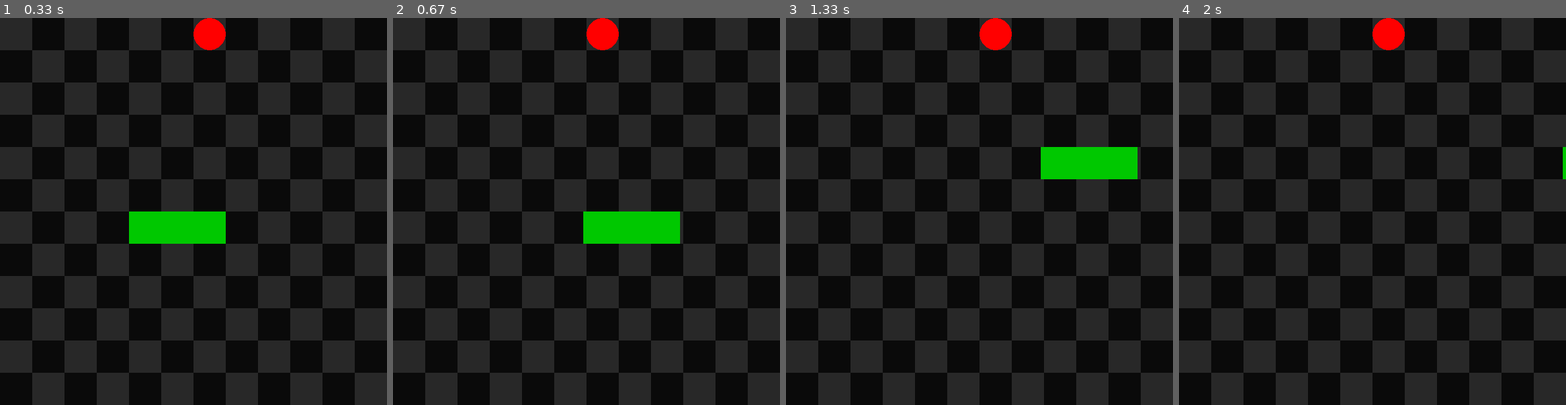
Above: before the commit, frames 1-4 (left to right).
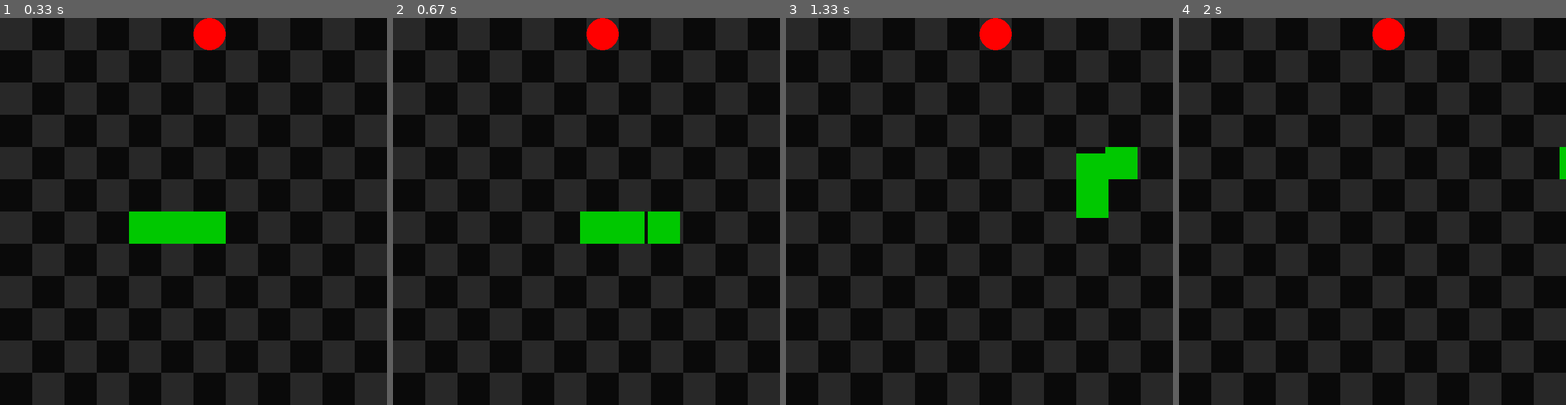
Above: after the commit, the same moments.

Repository: yesseruser/snake-pygame
Game: pygame game, started from main.py
The game is run twice, just before and just after one commit, with the same random seed, the same clock (stepped at 60 frames per second) and the same inputs.
Inputs:
- Up to frame 1 (0.33 s): no input
- Up to frame 2 (0.67 s): hold Right from 0.33 s (still down)
- Up to frame 3 (1.33 s): release Right at 0.8 s; hold Up 0.83-1.13 s; hold Right from 1.17 s (still down)
- Up to frame 4 (2 s): release Right at 1.63 s

Frame 1 is identical in both runs. In frame 2, 0.1% of the frame differs, in the area x 48-66%, y 50-59%; in frame 3, 1.7%, in the area x 65-84%, y 33-52%; in frame 4, less than 0.1%.

Commit message:
Add proper movement

Diff:
--- a/main.py
+++ b/main.py
@@ -3,6 +3,7 @@
 # 3. jablka
 # 4. hráč (pohyb se zahnutím - normálně)
 
+from collections import deque
 import random
 from enum import Enum
 import pygame
@@ -46,13 +47,26 @@
                 return Direction.Nothing
 
 
+class TurnMarker:
+    position: pygame.Vector2
+    direction: Direction
+
+    def __init__(self, x, y, direction):
+        self.position = pygame.Vector2(x, y)
+        self.direction = direction
+
+
 class SnakePart:
     position: pygame.Vector2
     direction: Direction
+    next_turns: deque[TurnMarker]
 
     def __init__(self, x, y):
         self.position = pygame.Vector2(x, y)
         self.direction = Direction.Nothing
+        self.next_turn_pos = pygame.Vector2(0, 0)
+        self.next_direction = Direction.Nothing
+        self.next_turns = deque()
 
     def rect(self) -> pygame.Rect:
         return pygame.Rect(self.position, (TILE_SIZE, TILE_SIZE))
@@ -65,6 +79,11 @@
     def update(self):
         if self.direction != Direction.Nothing:
             self.position = self.direction.apply(self.position, SPEED)
+        if len(self.next_turns) > 0 and (
+            self.direction == Direction.Nothing
+            or self.next_turns[0].position == self.position
+        ):
+            self.direction = self.next_turns.popleft().direction
 
     def eat_apple(self, apples: list[Apple]) -> bool:
         for i, apple in enumerate(apples):
@@ -74,9 +93,10 @@
         return False
 
 
-class Player:
+class Snake:
     body: list[SnakePart]
     next_direction: Direction
+    turns = dict[pygame.Vector2, Direction]
 
     def __init__(self, x, y):
         self.body = [
@@ -97,9 +117,17 @@
             self.head().position.x % TILE_SIZE == 0
             and self.head().position.y % TILE_SIZE == 0
             and self.next_direction != Direction.Nothing
-        ):  # kombinace for part in self.body a for i in range(len(self.body))
-            for i, part in enumerate(self.body):
-                part.direction = self.next_direction
+        ):
+            for part in self.body:
+                # part.direction = self.next_direction
+                part.next_turns.append(
+                    TurnMarker(
+                        self.head().position.x,
+                        self.head().position.y,
+                        self.next_direction,
+                    )
+                )
+            self.head().direction = self.head().next_turns.popleft().direction
             self.next_direction = Direction.Nothing
 
         if self.head().eat_apple(apples):
@@ -110,6 +138,7 @@
             )
             part = SnakePart(pos.x, pos.y)
             part.direction = self.body[-1].direction
+            part.next_turns = self.body[-1].next_turns.copy()
             self.body.append(part)
 
     def draw(self):
@@ -160,7 +189,7 @@
 win = pygame.display.set_mode((TILE_COUNT * TILE_SIZE, TILE_COUNT * TILE_SIZE))
 clock = pygame.time.Clock()
 
-player = Player((TILE_COUNT // 2) * TILE_SIZE, (TILE_COUNT // 2) * TILE_SIZE)
+player = Snake((TILE_COUNT // 2) * TILE_SIZE, (TILE_COUNT // 2) * TILE_SIZE)
 apples = [Apple()]
 
 while True:
